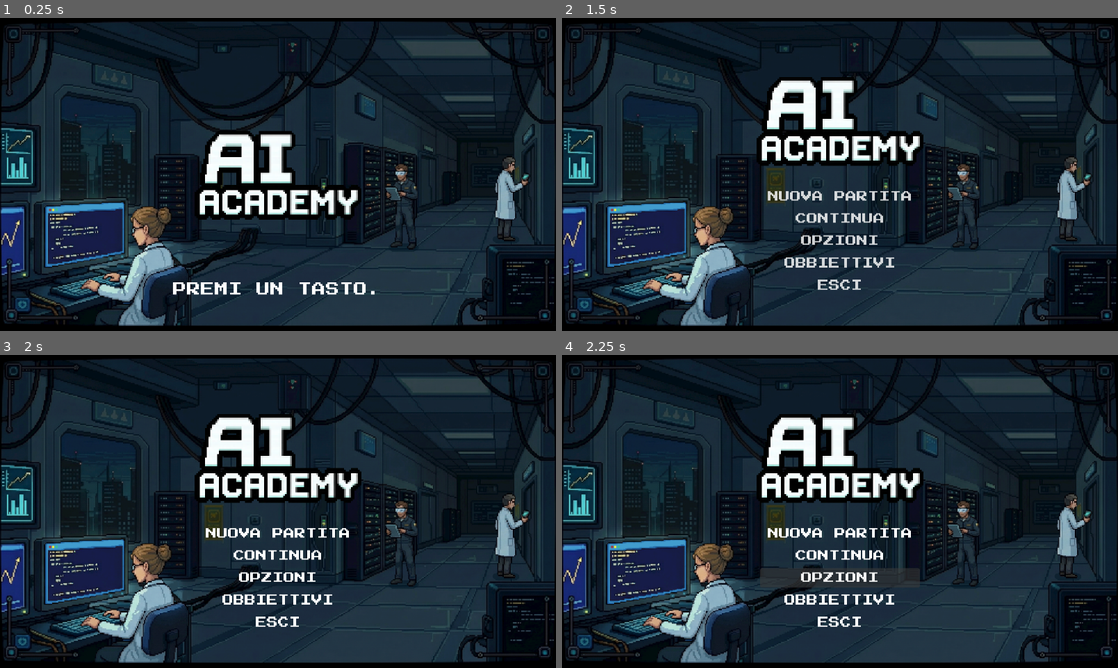
Above: before the commit, frames 1-4 (two rows, left to right).
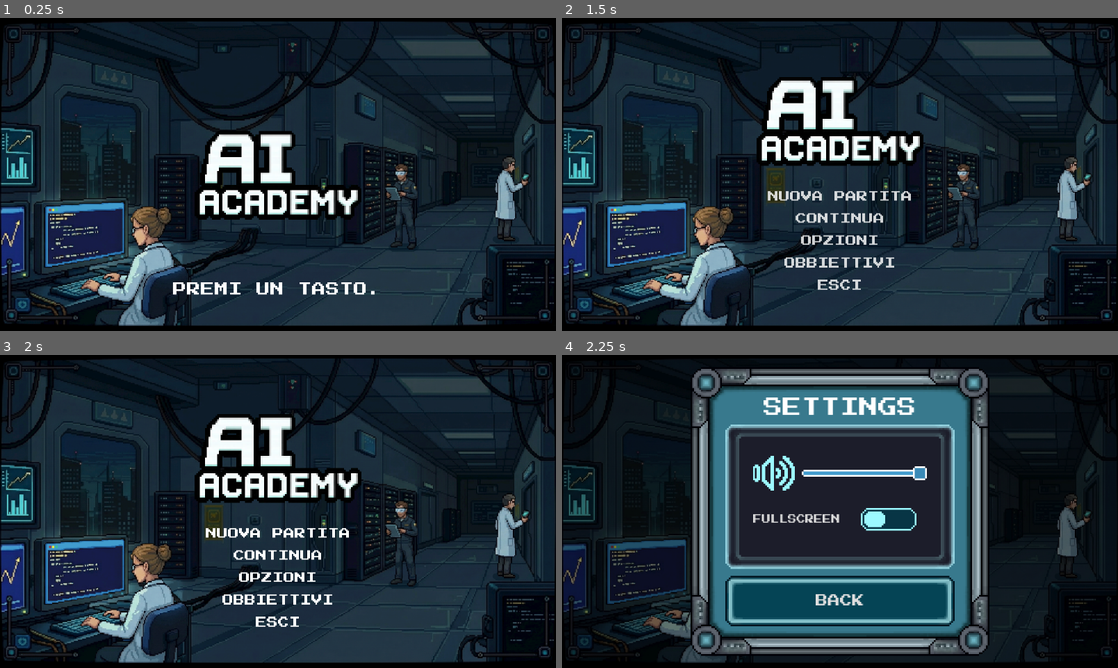
Above: after the commit, the same moments.

Repository: khriii/ai-academy
Game: Godot game, scene res://scenes/ui/menu/menu.tscn
Same seed, same stepped clock (60 frames per second), same inputs: the game is played once before the commit and once after it. This scene is started directly instead of the project's main scene.
Inputs:
- Up to frame 1 (0.25 s): no input
- Up to frame 2 (1.5 s): tap Enter at 0.5 s; hold D (move_right) 0.53-1.28 s; tap Space (continue_dialogue) at 0.6, 1.35 s; hold S (move_down) from 1.28 s (still down)
- Up to frame 3 (2 s): keep holding S (move_down)
- Up to frame 4 (2.25 s): release S (move_down) at 2 s; click "OPZIONI" at 2 s

Frames 1-3 are identical in both runs. In frame 4, 60% of the frame differs, in the area x 0-100%, y 1-99%.

Commit message:
added various new textures of menu and buttons. fixed a bug on the menu that when a key was pressed it continues to play the animation in repeat. added styles and themes.

Diff:
--- /dev/null
+++ b/assets/styles/ui/slider/grabber_area.tres
@@ -0,0 +1,10 @@
+[gd_resource type="StyleBoxTexture" format=3 uid="uid://cdkv4hndq4f5e"]
+
+[ext_resource type="Texture2D" uid="uid://b4kyrmxmljsbx" path="res://assets/sprites/ui/elements/slider/slider_grabber_area.png" id="1_08t7l"]
+
+[resource]
+texture = ExtResource("1_08t7l")
+texture_margin_left = 2.0
+texture_margin_top = 2.0
+texture_margin_right = 2.0
+texture_margin_bottom = 2.0
--- /dev/null
+++ b/assets/styles/ui/slider/grabber_area_highlight.tres
@@ -0,0 +1,10 @@
+[gd_resource type="StyleBoxTexture" format=3 uid="uid://dc068eosdmi84"]
+
+[ext_resource type="Texture2D" uid="uid://n4qcg1mo0n1k" path="res://assets/sprites/ui/elements/slider/slider_grabber_area_highlight.png" id="1_87eq7"]
+
+[resource]
+texture = ExtResource("1_87eq7")
+texture_margin_left = 1.0
+texture_margin_top = 1.0
+texture_margin_right = 1.0
+texture_margin_bottom = 1.0
--- /dev/null
+++ b/assets/styles/ui/slider/slider.tres
@@ -0,0 +1,10 @@
+[gd_resource type="StyleBoxTexture" format=3 uid="uid://cxonqwsbnoln5"]
+
+[ext_resource type="Texture2D" uid="uid://ddqcc41vo7qjq" path="res://assets/sprites/ui/elements/slider/slider_background.png" id="1_nvi15"]
+
+[resource]
+texture = ExtResource("1_nvi15")
+texture_margin_left = 2.0
+texture_margin_top = 2.0
+texture_margin_right = 2.0
+texture_margin_bottom = 2.0
--- /dev/null
+++ b/assets/themes/ui/holo/holo.tres
@@ -0,0 +1,90 @@
+[gd_resource type="Theme" format=3 uid="uid://bk1umnho7s31p"]
+
+[ext_resource type="Texture2D" uid="uid://n4qcg1mo0n1k" path="res://assets/sprites/ui/elements/slider/slider_grabber_area_highlight.png" id="1_anw78"]
+[ext_resource type="Texture2D" uid="uid://c17k5mugr24my" path="res://assets/sprites/ui/elements/button/button.png" id="1_jaq21"]
+[ext_resource type="Texture2D" uid="uid://dx4en4gh7y12x" path="res://assets/sprites/ui/elements/checkbutton/check_button2.png" id="2_0ii80"]
+[ext_resource type="Texture2D" uid="uid://bpf0mic0ej18b" path="res://assets/sprites/ui/elements/slider/slider_grabber.png" id="2_upkg5"]
+[ext_resource type="StyleBox" uid="uid://cdkv4hndq4f5e" path="res://assets/styles/ui/slider/grabber_area.tres" id="3_0ii80"]
+[ext_resource type="Texture2D" uid="uid://bqla74nvqjdau" path="res://assets/sprites/ui/elements/checkbutton/check_button1.png" id="3_jaq21"]
+[ext_resource type="StyleBox" uid="uid://dc068eosdmi84" path="res://assets/styles/ui/slider/grabber_area_highlight.tres" id="4_jaq21"]
+[ext_resource type="StyleBox" uid="uid://cxonqwsbnoln5" path="res://assets/styles/ui/slider/slider.tres" id="5_2tojr"]
+[ext_resource type="FontFile" uid="uid://brf58hjte31in" path="res://assets/fonts/PressStart2P-Regular.ttf" id="6_q24cu"]
+
+[sub_resource type="StyleBoxTexture" id="StyleBoxTexture_jaq21"]
+texture = ExtResource("1_jaq21")
+texture_margin_left = 11.0
+texture_margin_top = 11.0
+texture_margin_right = 11.0
+texture_margin_bottom = 11.0
+expand_margin_left = 1.0
+expand_margin_top = 1.0
+expand_margin_right = 1.0
+expand_margin_bottom = 1.0
+
+[sub_resource type="StyleBoxTexture" id="StyleBoxTexture_2tojr"]
+texture = ExtResource("1_jaq21")
+texture_margin_left = 11.0
+texture_margin_top = 11.0
+texture_margin_right = 11.0
+texture_margin_bottom = 11.0
+
+[sub_resource type="StyleBoxTexture" id="StyleBoxTexture_q24cu"]
+content_margin_left = 1.0
+content_margin_top = 1.0
+content_margin_right = 1.0
+content_margin_bottom = 1.0
+texture = ExtResource("1_jaq21")
+texture_margin_left = 11.0
+texture_margin_top = 11.0
+texture_margin_right = 11.0
+texture_margin_bottom = 11.0
+
+[sub_resource type="StyleBoxEmpty" id="StyleBoxEmpty_1e27l"]
+
+[sub_resource type="StyleBoxEmpty" id="StyleBoxEmpty_4sb6d"]
+
+[sub_resource type="StyleBoxEmpty" id="StyleBoxEmpty_0b8a5"]
+
+[sub_resource type="StyleBoxEmpty" id="StyleBoxEmpty_djxtg"]
+
+[sub_resource type="StyleBoxEmpty" id="StyleBoxEmpty_e1y2w"]
+
+[sub_resource type="StyleBoxEmpty" id="StyleBoxEmpty_m7iiu"]
+
+[sub_resource type="StyleBoxEmpty" id="StyleBoxEmpty_jaq21"]
+
+[sub_resource type="StyleBoxEmpty" id="StyleBoxEmpty_wcd14"]
+
+[sub_resource type="StyleBoxEmpty" id="StyleBoxEmpty_2tojr"]
+
+[sub_resource type="StyleBoxEmpty" id="StyleBoxEmpty_q24cu"]
+
+[sub_resource type="StyleBoxEmpty" id="StyleBoxEmpty_bjs7r"]
+
+[resource]
+default_font = ExtResource("6_q24cu")
+default_font_size = 6
+Button/font_sizes/font_size = 7
+Button/styles/hover = SubResource("StyleBoxTexture_jaq21")
+Button/styles/normal = SubResource("StyleBoxTexture_2tojr")
+Button/styles/pressed = SubResource("StyleBoxTexture_q24cu")
+CheckBox/styles/focus = SubResource("StyleBoxEmpty_1e27l")
+CheckBox/styles/hover = SubResource("StyleBoxEmpty_4sb6d")
+CheckBox/styles/hover_pressed = SubResource("StyleBoxEmpty_0b8a5")
+CheckBox/styles/normal = SubResource("StyleBoxEmpty_djxtg")
+CheckBox/styles/pressed = SubResource("StyleBoxEmpty_e1y2w")
+CheckButton/font_sizes/font_size = 5
+CheckButton/fonts/font = ExtResource("6_q24cu")
+CheckButton/icons/checked = ExtResource("2_0ii80")
+CheckButton/icons/unchecked = ExtResource("3_jaq21")
+CheckButton/styles/disabled = SubResource("StyleBoxEmpty_m7iiu")
+CheckButton/styles/hover = SubResource("StyleBoxEmpty_jaq21")
+CheckButton/styles/hover_pressed = SubResource("StyleBoxEmpty_wcd14")
+CheckButton/styles/hover_pressed_mirrored = SubResource("StyleBoxEmpty_2tojr")
+CheckButton/styles/normal = SubResource("StyleBoxEmpty_q24cu")
+CheckButton/styles/pressed = SubResource("StyleBoxEmpty_bjs7r")
+HSlider/icons/grabber = ExtResource("1_anw78")
+HSlider/icons/grabber_highlight = ExtResource("2_upkg5")
+HSlider/styles/grabber_area = ExtResource("3_0ii80")
+HSlider/styles/grabber_area_highlight = ExtResource("4_jaq21")
+HSlider/styles/slider = ExtResource("5_2tojr")
--- /dev/null
+++ b/assets/themes/ui/menu/menu.tres
@@ -0,0 +1,20 @@
+[gd_resource type="Theme" format=3 uid="uid://g1ocbg82y04t"]
+
+[ext_resource type="FontFile" uid="uid://brf58hjte31in" path="res://assets/fonts/PressStart2P-Regular.ttf" id="1_bwyfk"]
+[ext_resource type="Texture2D" uid="uid://kqs5a32iq17b" path="res://assets/sprites/ui/elements/underline/underline.png" id="1_x4eru"]
+
+[sub_resource type="StyleBoxEmpty" id="StyleBoxEmpty_fmbsi"]
+
+[sub_resource type="StyleBoxTexture" id="StyleBoxTexture_fmbsi"]
+texture = ExtResource("1_x4eru")
+
+[sub_resource type="StyleBoxEmpty" id="StyleBoxEmpty_5hfvx"]
+
+[sub_resource type="StyleBoxEmpty" id="StyleBoxEmpty_uy6ed"]
+
+[resource]
+default_font = ExtResource("1_bwyfk")
+Button/styles/focus = SubResource("StyleBoxEmpty_fmbsi")
+Button/styles/hover = SubResource("StyleBoxTexture_fmbsi")
+Button/styles/hover_pressed = SubResource("StyleBoxEmpty_5hfvx")
+Button/styles/pressed = SubResource("StyleBoxEmpty_uy6ed")
--- a/scenes/ui/menu/menu.tscn
+++ b/scenes/ui/menu/menu.tscn
@@ -3,8 +3,9 @@
 [ext_resource type="Script" uid="uid://cahgu2fcc5e06" path="res://scenes/ui/menu/menu_handler.gd" id="2_q18yf"]
 [ext_resource type="Script" uid="uid://dc2o5ljgvjscy" path="res://scripts/classes/scene_changer.gd" id="3_r4xos"]
 [ext_resource type="PackedScene" uid="uid://dby1qkve0afmi" path="res://scenes/main/main.tscn" id="4_05f3o"]
-[ext_resource type="Texture2D" uid="uid://chaqddooiduww" path="res://assets/sprites/ui/background.png" id="6_047m5"]
-[ext_resource type="Texture2D" uid="uid://bfgoxqpgxqos6" path="res://assets/sprites/ui/title.png" id="7_1316l"]
+[ext_resource type="Texture2D" uid="uid://chaqddooiduww" path="res://assets/sprites/ui/backgrounds/background.png" id="6_047m5"]
+[ext_resource type="Theme" uid="uid://g1ocbg82y04t" path="res://assets/themes/ui/menu/menu.tres" id="7_047m5"]
+[ext_resource type="Texture2D" uid="uid://bfgoxqpgxqos6" path="res://assets/sprites/ui/titles/title.png" id="7_1316l"]
 [ext_resource type="FontFile" uid="uid://brf58hjte31in" path="res://assets/fonts/PressStart2P-Regular.ttf" id="8_1316l"]
 
 [sub_resource type="StyleBoxEmpty" id="StyleBoxEmpty_1316l"]
@@ -215,9 +216,11 @@
 grow_vertical = 2
 scale = Vector2(0.4, 0.4)
 pivot_offset = Vector2(115, 100)
+theme = ExtResource("7_047m5")
 
 [node name="NewGameButton" type="Button" parent="ButtonsContainer" unique_id=535630826]
 layout_mode = 2
+size_flags_horizontal = 4
 theme_override_colors/font_color = Color(1, 1, 1, 1)
 theme_override_fonts/font = ExtResource("8_1316l")
 theme_override_styles/normal = SubResource("StyleBoxEmpty_1316l")
@@ -225,6 +228,7 @@
 
 [node name="ContinueButton" type="Button" parent="ButtonsContainer" unique_id=689784608]
 layout_mode = 2
+size_flags_horizontal = 4
 theme_override_colors/font_color = Color(1, 1, 1, 1)
 theme_override_fonts/font = ExtResource("8_1316l")
 theme_override_styles/normal = SubResource("StyleBoxEmpty_2nsh4")
@@ -232,6 +236,7 @@
 
 [node name="OptionsButton" type="Button" parent="ButtonsContainer" unique_id=432543561]
 layout_mode = 2
+size_flags_horizontal = 4
 theme_override_colors/font_color = Color(1, 1, 1, 1)
 theme_override_fonts/font = ExtResource("8_1316l")
 theme_override_styles/normal = SubResource("StyleBoxEmpty_2nsh4")
@@ -239,6 +244,7 @@
 
 [node name="AchievementsButton" type="Button" parent="ButtonsContainer" unique_id=427757495]
 layout_mode = 2
+size_flags_horizontal = 4
 theme_override_colors/font_color = Color(1, 1, 1, 1)
 theme_override_fonts/font = ExtResource("8_1316l")
 theme_override_styles/normal = SubResource("StyleBoxEmpty_2nsh4")
@@ -246,6 +252,7 @@
 
 [node name="ExitButton" type="Button" parent="ButtonsContainer" unique_id=726883405]
 layout_mode = 2
+size_flags_horizontal = 4
 theme_override_colors/font_color = Color(1, 1, 1, 1)
 theme_override_fonts/font = ExtResource("8_1316l")
 theme_override_styles/normal = SubResource("StyleBoxEmpty_2nsh4")
--- a/scenes/ui/menu/menu_handler.gd
+++ b/scenes/ui/menu/menu_handler.gd
@@ -10,6 +10,10 @@
 @export var options_button: Button
 @export var achievements_button: Button
 @export var exit_button: Button
+
+@export var options_menu_scene: PackedScene = preload("res://scenes/ui/menu/pause_menu/settings_menu/settings_menu.tscn")
+
+var first_input: bool = true
 
 var filename = "menu_handler.gd"
 
@@ -66,7 +70,9 @@
 
 # Method run when user wants to open options menu (settings)
 func on_options_pressed():
-	pass
+	if options_menu_scene:
+		var scene = options_menu_scene.instantiate()
+		self.add_child(scene)
 
 # Method run when user wants to open achievements menu
 func on_achievements_pressed():
@@ -80,7 +86,8 @@
 func _input(event: InputEvent) -> void:
 	if event is InputEventKey:
 		if event.pressed and event.keycode:
-			if animation_player:
+			if animation_player and first_input:
 				if animation_player.has_animation("menu_in"):
 					animation_player.play("menu_in")
+					first_input = false
 			#get_tree().change_scene_to_packed(scene_changer.next_scene)
--- a/scenes/ui/menu/pause_menu/settings_menu/settings_menu.gd
+++ b/scenes/ui/menu/pause_menu/settings_menu/settings_menu.gd
@@ -1,7 +1,7 @@
 class_name SettingsMenu
-extends Panel
+extends CanvasLayer
 
-@export var fullscreen_checkbox: CheckBox
+@export var fullscreen_check_button: CheckButton
 @export var volume_slider: HSlider
 @export var exit_button: Button
 
@@ -10,8 +10,8 @@
 func _ready() -> void:
 	check_nodes()
 
-	if fullscreen_checkbox:
-		fullscreen_checkbox.toggled.connect(_on_fullscreen_checkbox_toggled)
+	if fullscreen_check_button:
+		fullscreen_check_button.toggled.connect(_on_fullscreen_checkbox_toggled)
 	if volume_slider:
 		volume_slider.drag_ended.connect(_on_volume_slider_dragged)
 	if exit_button:
@@ -21,7 +21,7 @@
 	print(filename + ": " + error_message)
 
 func check_nodes():
-	if not fullscreen_checkbox: print_error("fullscreen_checkbox missing")
+	if not fullscreen_check_button: print_error("fullscreen_checkbox missing")
 	if not volume_slider: print_error("volume_slider missing")
 	if not exit_button: print_error("exit_button missing")
 
--- a/scenes/ui/menu/pause_menu/settings_menu/settings_menu.tscn
+++ b/scenes/ui/menu/pause_menu/settings_menu/settings_menu.tscn
@@ -1,63 +1,115 @@
 [gd_scene format=3 uid="uid://1yi6eqx3s8c3"]
 
 [ext_resource type="Script" uid="uid://b42n5so2jw3is" path="res://scenes/ui/menu/pause_menu/settings_menu/settings_menu.gd" id="1_x1qsb"]
+[ext_resource type="Texture2D" uid="uid://cc33kx3ojt5ke" path="res://assets/sprites/ui/elements/menu/menu.png" id="2_ncmfy"]
+[ext_resource type="Theme" uid="uid://bk1umnho7s31p" path="res://assets/themes/ui/holo/holo.tres" id="3_3rkpm"]
+[ext_resource type="Texture2D" uid="uid://bxsbtg20dj30h" path="res://assets/sprites/ui/elements/menu/menu_2.png" id="3_prlcr"]
+[ext_resource type="Texture2D" uid="uid://c64e26nih8i0s" path="res://assets/sprites/ui/icons/audio_icon.png" id="5_csm3m"]
 
-[sub_resource type="StyleBoxFlat" id="StyleBoxFlat_d7mpl"]
-bg_color = Color(0.18000486, 0.1800049, 0.18000478, 1)
+[sub_resource type="StyleBoxFlat" id="StyleBoxFlat_prlcr"]
+bg_color = Color(0, 0, 0, 0.49411765)
 
-[node name="SettingsMenu" type="Panel" unique_id=790654355 node_paths=PackedStringArray("fullscreen_checkbox", "volume_slider", "exit_button")]
-anchors_preset = 8
-anchor_left = 0.5
-anchor_top = 0.5
-anchor_right = 0.5
-anchor_bottom = 0.5
-offset_left = -85.0
-offset_top = -67.0
-offset_right = 85.0
-offset_bottom = 67.0
+[sub_resource type="StyleBoxTexture" id="StyleBoxTexture_qm7bs"]
+texture = ExtResource("2_ncmfy")
+texture_margin_left = 40.0
+texture_margin_top = 40.0
+texture_margin_right = 40.0
+texture_margin_bottom = 40.0
+
+[sub_resource type="StyleBoxTexture" id="StyleBoxTexture_alcku"]
+texture = ExtResource("3_prlcr")
+texture_margin_left = 11.0
+texture_margin_top = 11.0
+texture_margin_right = 11.0
+texture_margin_bottom = 11.0
+
+[sub_resource type="ShaderMaterial" id="ShaderMaterial_alcku"]
+
+[node name="SettingsMenu" type="CanvasLayer" unique_id=2104268155 node_paths=PackedStringArray("fullscreen_check_button", "volume_slider", "exit_button")]
+script = ExtResource("1_x1qsb")
+fullscreen_check_button = NodePath("Panel/MarginContainer/VBoxContainer/PanelContainer/MarginContainer/VBoxContainer/FullscreenCheckButton")
+volume_slider = NodePath("Panel/MarginContainer/VBoxContainer/PanelContainer/MarginContainer/VBoxContainer/HBoxContainer/VolumeSlider")
+exit_button = NodePath("Panel/MarginContainer/VBoxContainer/ExitButton")
+
+[node name="PanelOpaque" type="Panel" parent="." unique_id=693264009]
+anchors_preset = 15
+anchor_right = 1.0
+anchor_bottom = 1.0
 grow_horizontal = 2
 grow_vertical = 2
-theme_override_styles/panel = SubResource("StyleBoxFlat_d7mpl")
-script = ExtResource("1_x1qsb")
-fullscreen_checkbox = NodePath("FullscreenCheckBox")
-volume_slider = NodePath("VolumeSlider")
-exit_button = NodePath("ExitButton")
+theme_override_styles/panel = SubResource("StyleBoxFlat_prlcr")
 
-[node name="FullscreenCheckBox" type="CheckBox" parent="." unique_id=157001575]
-layout_mode = 1
-anchors_preset = -1
+[node name="Panel" type="Panel" parent="." unique_id=990824767]
+anchors_preset = 15
 anchor_right = 1.0
 anchor_bottom = 1.0
-offset_left = 31.5
-offset_top = 51.5
-offset_right = -31.5
-offset_bottom = -51.5
+offset_left = 74.0
+offset_top = 7.0
+offset_right = -74.0
+offset_bottom = -7.0
 grow_horizontal = 2
 grow_vertical = 2
-text = "Fullscreen"
+theme_override_styles/panel = SubResource("StyleBoxTexture_qm7bs")
 
-[node name="VolumeSlider" type="HSlider" parent="." unique_id=293232993]
+[node name="MarginContainer" type="MarginContainer" parent="Panel" unique_id=1111774314]
 layout_mode = 1
-anchors_preset = -1
+anchors_preset = 15
 anchor_right = 1.0
 anchor_bottom = 1.0
-offset_left = 23.0
-offset_top = 23.0
-offset_right = -23.0
-offset_bottom = -95.0
 grow_horizontal = 2
+grow_vertical = 2
+theme_override_constants/margin_left = 20
+theme_override_constants/margin_top = 30
+theme_override_constants/margin_right = 20
+theme_override_constants/margin_bottom = 30
 
-[node name="ExitButton" type="Button" parent="." unique_id=1979248891]
-layout_mode = 1
-anchors_preset = 7
-anchor_left = 0.5
-anchor_top = 1.0
-anchor_right = 0.5
-anchor_bottom = 1.0
-offset_left = -22.5
-offset_top = -40.0
-offset_right = 22.5
-offset_bottom = -9.0
-grow_horizontal = 2
-grow_vertical = 0
-text = "Exit"
+[node name="VBoxContainer" type="VBoxContainer" parent="Panel/MarginContainer" unique_id=1075580554]
+layout_mode = 2
+theme = ExtResource("3_3rkpm")
+
+[node name="Title" type="Label" parent="Panel/MarginContainer/VBoxContainer" unique_id=1080402425]
+layout_mode = 2
+theme_override_font_sizes/font_size = 11
+text = "SETTINGS"
+horizontal_alignment = 1
+
+[node name="PanelContainer" type="PanelContainer" parent="Panel/MarginContainer/VBoxContainer" unique_id=1323893511]
+layout_mode = 2
+theme_override_styles/panel = SubResource("StyleBoxTexture_alcku")
+
+[node name="MarginContainer" type="MarginContainer" parent="Panel/MarginContainer/VBoxContainer/PanelContainer" unique_id=1089369860]
+layout_mode = 2
+theme_override_constants/margin_left = 5
+theme_override_constants/margin_top = 5
+theme_override_constants/margin_right = 5
+theme_override_constants/margin_bottom = 5
+
+[node name="VBoxContainer" type="VBoxContainer" parent="Panel/MarginContainer/VBoxContainer/PanelContainer/MarginContainer" unique_id=2028634368]
+layout_mode = 2
+theme_override_constants/separation = 2
+alignment = 1
+
+[node name="HBoxContainer" type="HBoxContainer" parent="Panel/MarginContainer/VBoxContainer/PanelContainer/MarginContainer/VBoxContainer" unique_id=562017885]
+layout_mode = 2
+size_flags_vertical = 4
+
+[node name="AudioIcon" type="TextureRect" parent="Panel/MarginContainer/VBoxContainer/PanelContainer/MarginContainer/VBoxContainer/HBoxContainer" unique_id=278912751]
+layout_mode = 2
+texture = ExtResource("5_csm3m")
+stretch_mode = 4
+
+[node name="VolumeSlider" type="HSlider" parent="Panel/MarginContainer/VBoxContainer/PanelContainer/MarginContainer/VBoxContainer/HBoxContainer" unique_id=293232993]
+layout_mode = 2
+size_flags_horizontal = 3
+size_flags_vertical = 1
+value = 100.0
+
+[node name="FullscreenCheckButton" type="CheckButton" parent="Panel/MarginContainer/VBoxContainer/PanelContainer/MarginContainer/VBoxContainer" unique_id=1629539463]
+material = SubResource("ShaderMaterial_alcku")
+layout_mode = 2
+text = "FULLSCREEN"
+
+[node name="ExitButton" type="Button" parent="Panel/MarginContainer/VBoxContainer" unique_id=1979248891]
+layout_mode = 2
+theme = ExtResource("3_3rkpm")
+text = "BACK"
Renamed: assets/sprites/ui/background.ase -> assets/sprites/ui/backgrounds/background.ase
Renamed: assets/sprites/ui/background.png -> assets/sprites/ui/backgrounds/background.png
Not shown, added: assets/sprites/ui/backgrounds/background.png.import
Binary file added: assets/sprites/ui/elements/button/button.aseprite
Binary file added: assets/sprites/ui/elements/button/button.png
Not shown, added: assets/sprites/ui/elements/button/button.png.import
Binary file added: assets/sprites/ui/elements/checkbox/checkbox.aseprite
Binary file added: assets/sprites/ui/elements/checkbox/checkbox_1.png
Not shown, changed: assets/sprites/ui/elements/checkbox/checkbox_1.png.import
Binary file added: assets/sprites/ui/elements/checkbox/checkbox_2.png
Not shown, added: assets/sprites/ui/elements/checkbox/checkbox_2.png.import
Binary file added: assets/sprites/ui/elements/checkbutton/check_button.aseprite
(and 40 more such lines)
